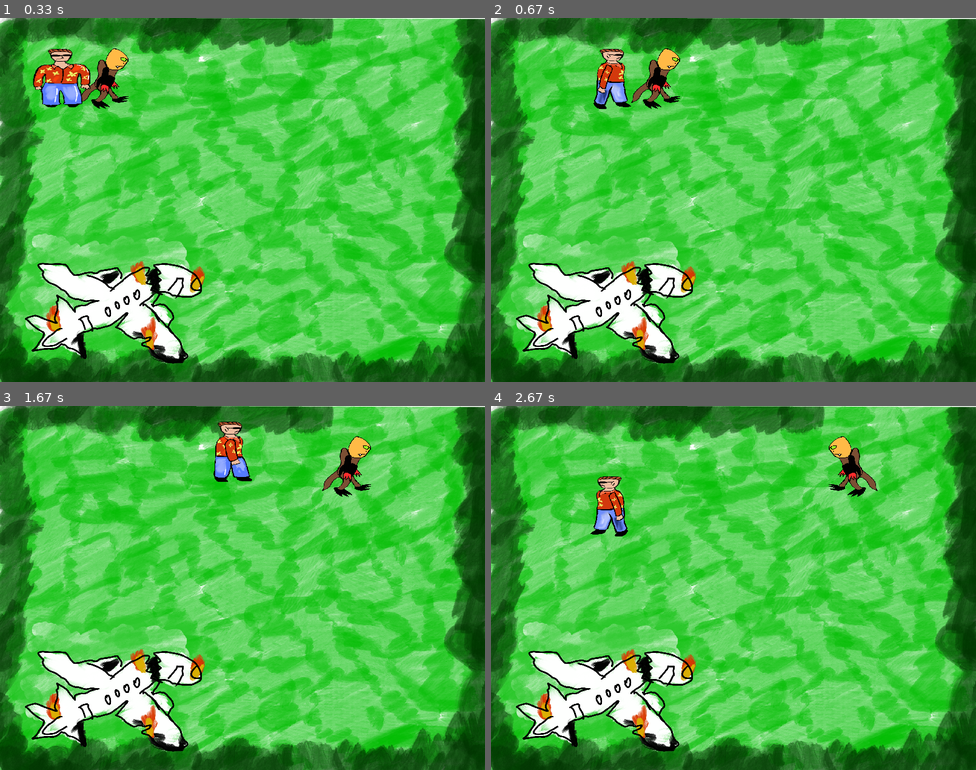
Above: before the commit, frames 1-4 (two rows, left to right).
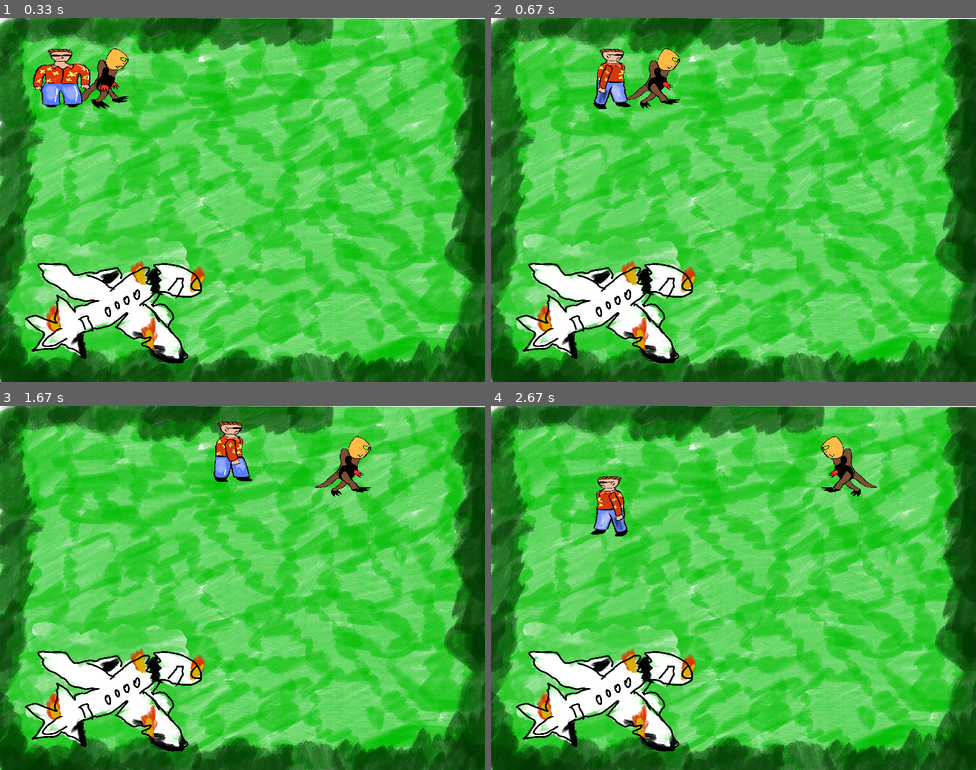
Above: after the commit, the same moments.

Repository: sartep1996/Final_Project_PyGame
Game: pygame game, started from main.py
Two runs of this game, one before a commit and one after it. Both use one fixed random seed, a clock stepped at 60 frames per second and the inputs below.
Inputs:
- Up to frame 1 (0.33 s): no input
- Up to frame 2 (0.67 s): hold D from 0.33 s (still down)
- Up to frame 3 (1.67 s): release D at 0.8 s; hold W 0.83-1.13 s; hold D 1.17-1.63 s
- Up to frame 4 (2.67 s): hold A 1.67-2.2 s; hold S 2.23-2.53 s; hold A from 2.57 s (still down)

Frame 1 is identical in both runs. In frame 2, 0.3% of the frame differs, in the area x 28-39%, y 9-25%; in frame 3, 0.3%; in frame 4, 0.8%, in the area x 68-80%, y 8-25%.

Commit message:
fixed monster animation

Diff:
--- a/monster_1.py
+++ b/monster_1.py
@@ -39,7 +39,7 @@
         self.monster_rect.topleft = position #sets initial position
         self.is_monster_image = True
         self.animation_timer = 0
-        self.animation_delay = 700
+        self.animation_delay = 350
         self.movement_speed = 5
         self.last_moved = ''
         self.last_frame_time = time.time()
@@ -70,29 +70,19 @@
 
 
 
-
-
     def draw_monster(self, screen):
         if self.last_moved == BOUNDRY_LEFT:
-            if self.is_monster_image:
-                screen.blit(self.monster_image_left_still, self.monster_rect)
-            elif self.animation_timer >= self.animation_delay :
+            if self.direction != 0 and not self.is_monster_image:
                 screen.blit(self.monster_image_left_2, self.monster_rect)
             else:
                 screen.blit(self.monster_image_left_1, self.monster_rect)
-
         elif self.last_moved == BOUNDRY_RIGHT:
-            if self.is_monster_image:
-                screen.blit(self.monster_image_right_still, self.monster_rect)
-            elif self.animation_timer >= self.animation_delay:
+            if self.direction != 0 and not self.is_monster_image:
                 screen.blit(self.monster_image_right_2, self.monster_rect)
             else:
                 screen.blit(self.monster_image_right_1, self.monster_rect)
-
-        elif self.is_monster_image:
-                screen.blit(self.monster_image_down_still, self.monster_rect)
-
-
+        else:
+            screen.blit(self.monster_image_down_still, self.monster_rect)
 
 
 
@@ -105,28 +95,11 @@
         if self.direction != 0:
             self.animation_timer += delta_time * 700
             if self.animation_timer >= self.animation_delay:
-                self.animation_timer = 350
-                self.is_monster_image = True
-            else:
-                self.is_monster_image = False
-
-
-
-
-
-        # if not self.is_monster_image and self.last_moved != 0:
-        #     self.animation_timer += delta_time * 700
-        #     if self.animation_timer >= self.animation_delay:
-        #         self.animation_timer = 0
-        #         self.is_monster_image = True
-
-
-
-
-
-
-
-
+                self.animation_timer = 0  # Reset the timer
+                self.is_monster_image = not self.is_monster_image  # Toggle the image
+        else:
+            self.is_monster_image = True
+            self.animation_timer = 0  # Reset the timer
 
 monster_image_path_raw_down = 'Images/Monster_1_sprites/monster_down_still.png'
 monster_image_down_path_1 = 'Images/Monster_1_sprites/monster_down_1.png'
